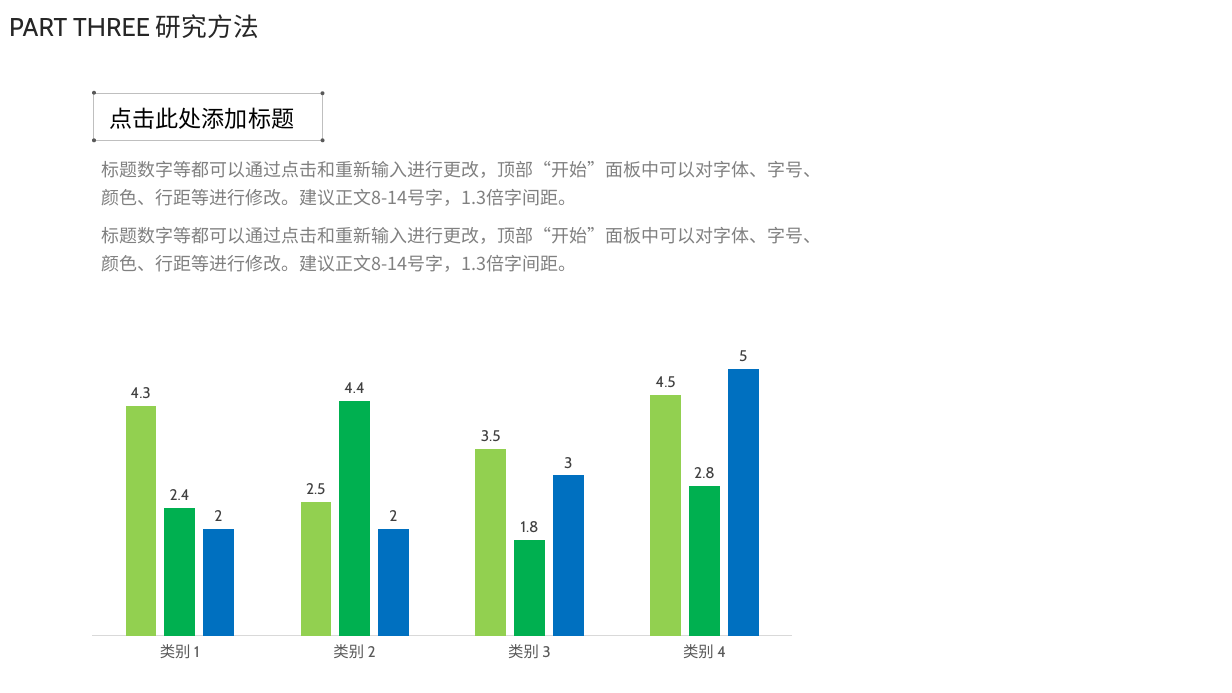
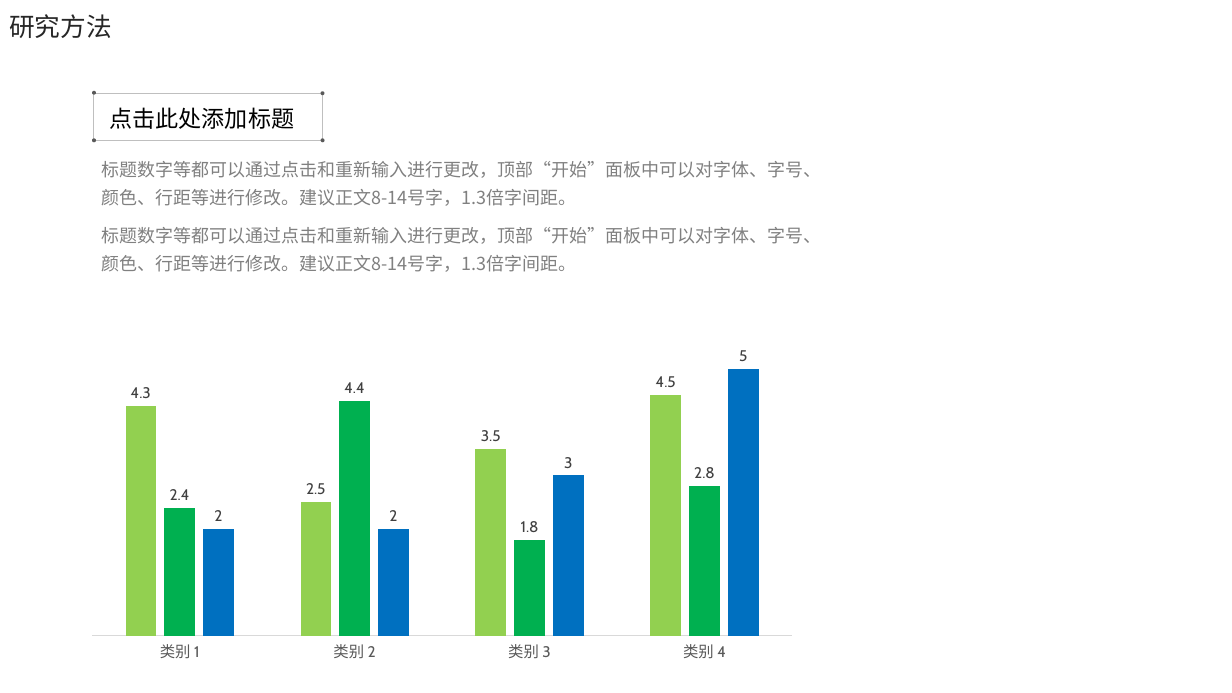
Before and after one commit to electronic-shopping-mall/liuyue, a slide deck: slide 13 of 答辩PPT.pptx. Drawn at 1232x693 pixels with LibreOffice and Linux fonts; fonts in the diff are those of the drawing; background and template pictures are left out. Boxes give left, top, right and bottom in pixels: in the first picture for what was removed or moved away, otherwise in the second. Text is boxed around its words. In the diff, an @@ line names an element or a change of style, - is before the commit and + after.

```diff
--- a/答辩PPT.pptx
+++ b/答辩PPT.pptx
@@ text at bbox=[9, 14, 112, 38]: text changed @@
-PART THREE 研究方法
+研究方法
```
Also in this commit, not shown: 17 other slides changed, 1 slide added, 1 slide removed.
